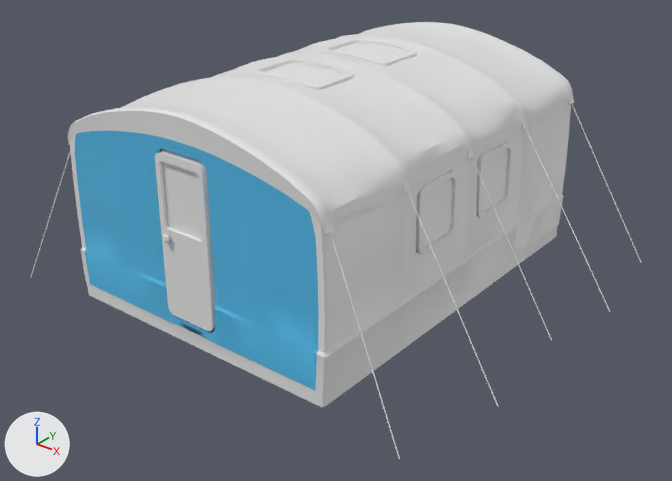
Two versions of the FBX model Assets/_Assets/Models/Base_Tent.fbx, one commit apart.
The view is the same before and after, from a 50 mm camera at (6.12, -7.63, 5.06) aimed at (0.23, -0.26, 0.49). Lighting does not change. The marker at lower left points along +X, +Y and +Z. Where no turn or scale is listed for an object, it has been applied to the vertices.

The older version as bpy lines, for what is in view:
```python
me_cube_037 = bpy.data.meshes.new('Cube.037')
me_cube_037.from_pydata(...)  # 324 vertices, 258 faces; spans x -0.46..0.46, y -0.92..0.92, z -0.06..0.06
me_cube_112 = bpy.data.meshes.new('Cube.112')
me_cube_112.from_pydata(...)  # 324 vertices, 258 faces; spans x -0.08..0.08, y -0.36..0.36, z -0.88..0.88
me_cube_117 = bpy.data.meshes.new('Cube.117')
me_cube_117.from_pydata(...)  # 3592 vertices, 3618 faces; spans x -2.98..2.98, y -2.43..2.36, z -0.04..2.47
# faces by material slot: [3124, 494]
me_cube_117.materials.append(mat_tent00)  # its picture is missing
me_cube_117.materials.append(mat_material_001)  # blue #52bae7
ob_researchtent_v1 = bpy.data.objects.new('researchTent_v1', me_cube_117)
ob_researchtent_v1.location = (0.0, 0.04, 0.0)
ob_rightside_tentwindows = bpy.data.objects.new('rightSide_tentWindows', me_cube_112)
ob_rightside_tentwindows.location = (1.68, 0.05, 1.33)
ob_rightside_tentwindows.rotation_euler = (-1.571, -0.0115, -0.00713)  # degrees (-90, -0.7, -0.4)
ob_rightside_tentwindows.scale = (-0.472, -1.0, -1.0)
ob_top_tentwindows = bpy.data.objects.new('top_tentWindows', me_cube_037)
ob_top_tentwindows.location = (-0.01, 0.05, 2.41)
# also in view: 'Tent00.005' at (0.0, -2.3, 1.16)
```
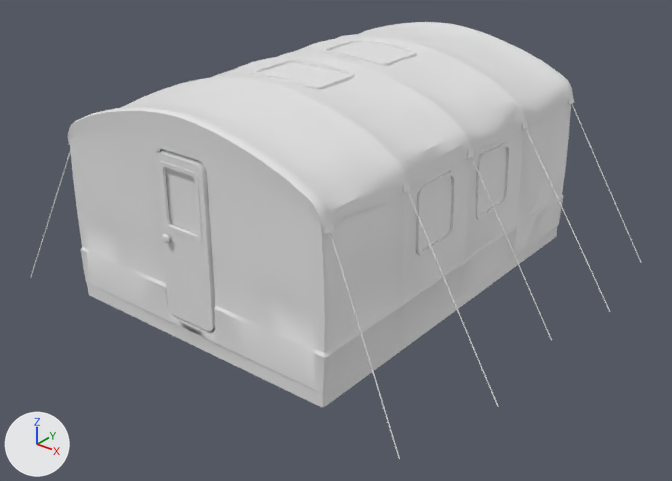
The change, as a diff of the scene's bpy script:
```diff
--- a/Assets/_Assets/Models/Base_Tent.fbx.py
+++ b/Assets/_Assets/Models/Base_Tent.fbx.py
@@ me_cube_117 @@
 me_cube_117.from_pydata(...)  # 3592 vertices, 3618 faces; spans x -2.98..2.98, y -2.43..2.36, z -0.04..2.47
 # used by ob_researchtent_v1; location = (0.0, 0.04, 0.0)
+# me_cube_117 part 1: all 494 faces that had it switch from mat_material_001 (blue #52bae7) to mat_tent00 (its picture is missing)
@@ ob_rightside_tentwindows @@
 ob_rightside_tentwindows = bpy.data.objects.new('rightSide_tentWindows', me_cube_112)
-ob_rightside_tentwindows.location = (1.68, 0.05, 1.33)
+ob_rightside_tentwindows.location = (1.68, 0.0, 1.33)
 ob_rightside_tentwindows.rotation_euler = (-1.571, -0.0115, -0.00713)  # degrees (-90, -0.7, -0.4)
```

Boxes [x1, y1, x2, y2] around the edits, measured in the pictures (672 x 481 px):
'rightSide_tentWindows', moved
    before: [416, 141, 513, 254]
    after: [416, 142, 512, 255]
part 1 of me_cube_117, recoloured (blue to grey)
    both: [75, 131, 319, 390]
